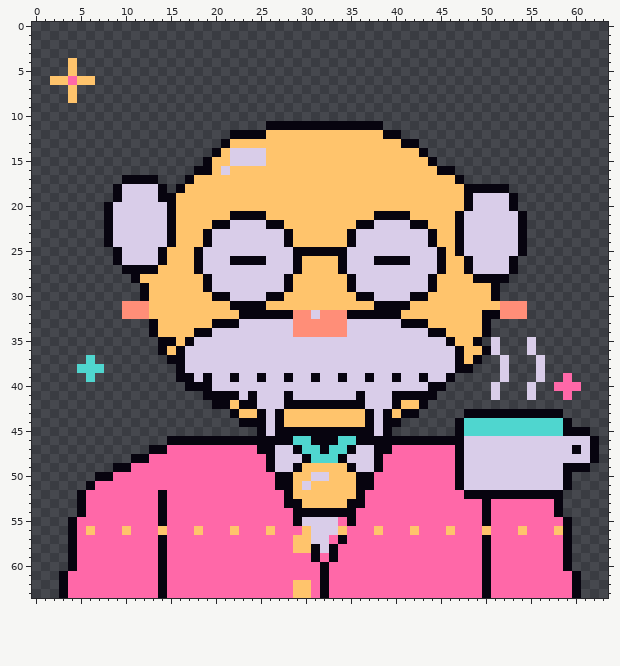
Pixel-art file: art/cast/hypno/retired-lead-bust-v3.aseprite. That is the earlier state.
64x64 pixels, 1 frame.
After:
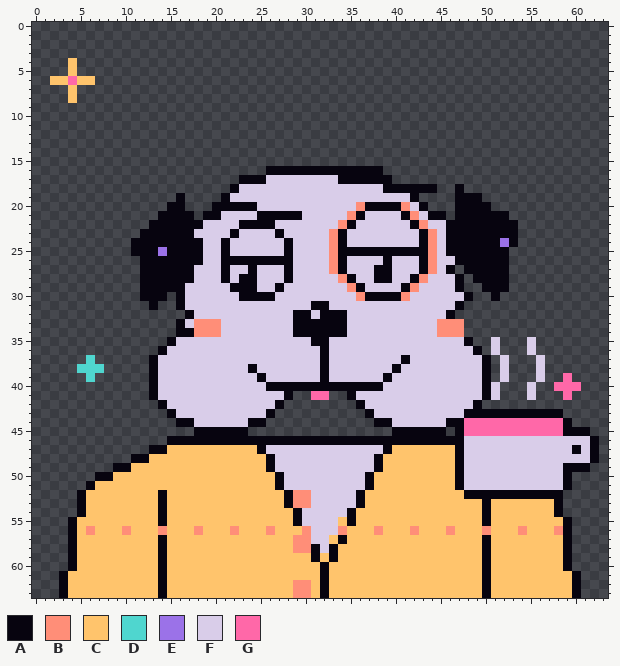
Palette (. is transparent): A #07040f  B #ff8e78  C #ffc46c  D #4fd6cf  E #9b72e8  F #d9cde9  G #ff68a8
From old to new:
layer "prop0" added
layer "acc" removed
Changed rows in their new state; - is an unchanged pixel.
first column x 4:
11 ----------------------.............---------------------
12 ------------------...................-------------------
13 -----------------......................-----------------
14 ----------------........................----------------
15 ---------------..........................---------------
16 --------------........AAAAAAAAAAAAA........-------------
17 ------....---......AAAFFFFFFFFAAAAAA........------------
18 -----......-......AFFFFFFFFFFFFFFFFAAAAAA..A.....-------
19 -----.......A....AFFFFFFFFFFFFFFFFFFFFA....A-A....------
20 ----.......-A...AAAAAFFFFFFFFFFFBAAAABFA...A-AA...------
21 ----......A-AA.AAFFFF-AAAAFFFFFBAFFFF-BFAA.-AAAAA..-----
22 ----.....AA-AAAFFF-AAA-FFFFFFFBAFF-----BFFA-AAAAAA.-----
23 ----....AAA-AAFF--A----AFFFFFBAF-------ABFA-AAAAAA.-----
24 ----...AAAA-AAAF-A-------FFFFBAF-------ABFA-AAAAEA.-----
25 -----..AAAEAAA---A------AFFFFB-AAAAAAAAABFA-AAAAA..-----
26 -----...AA-AAA---A----AAAFFFFB----F-FF-ABFFA-AAAA.------
27 ------..--AAAAF--A--A---AFFFFB----AA---ABFA.-AAAA.------
28 -------.AAAAAAFF-A-AA----FFFFFB---AA--ABFFFA.-----------
29 ---------AAAAFFF--AAA--AFFFFFFFBA----AB-FFFA..A-A-------
30 ---------AA.AFFFFF-AAA-FFFFFFFFFB-AAABFFFFFFA..---------
31 ------...A..AFFFFFFFFFFFFFFAAFFFFFFFFFFFFFFA.......-----
32 ------.......AFFFFFFFFFFFAA-AAAFFFFFFFFFFFA........-----
33 ---------...AFBBBFF------AAAAAA------FFFFBBB...---------
34 ---------...AABBB--------AAAAAA---------FBBB...---------
35 ----------.-FF-------------AA-------------FFA.----------
36 -----------FF---------------A--------------FFA.---------
37 ---------AFFF---------------A--------A-----FFFA---------
38 ---------AFFF-------A-------A-------A------FFFA---------
39 ---------AFFFF-F--F-----F--FA-F--F-AF--F--FFFFA---------
40 ---------AFFFFFF------AAAAAAAAAAAAA-----FFFFFFA---------
41 ---------AFFFFFFFFF-F----..GG..AF---FFFFFFFFFFA---------
42 ----------AFFFFFFFFFF--A........----FFFFFFFFFA----------
43 -----------AFFFFFFFFFFA..........--FFFFFFFFF------------
44 ------------AAFFFFFF--............A-FFFFFFA-GGGGGGGGGGG-
45 --------------AAAAAA-...............AAAAAA--GGGGGGGGGGG-
46 -------------------------AA---AA------------------------
47 -----------CCCCCCCCCC-F--FFFFFFF--F-CCCCCCC-------------
48 ---------CCCCCCCCCCCCC----FFFFF----CCCCCCCC-------------
49 -------CCCCCCCCCCCCCCC---FFFFFFF---CCCCCCCC-------------
50 -----CCCCCCCCCCCCCCCCCC-FFF--FFFF-CCCCCCCCC-------------
51 ---CCCCCCCCCCCCCCCCCCCC-FF-FFFFFF-CCCCCCCCC-------------
52 --CCCCCCCC-CCCCCCCCCCCCC-BBFFFFF-CCCCCCCCCCC------------
53 --CCCCCCCC-CCCCCCCCCCCCC-BBFFFFF-CCCCCCCCCCCCC-CCCCCCC--
54 --CCCCCCCC-CCCCCCCCCCCCCC-FFFFF-CCCCCCCCCCCCCC-CCCCCCC--
55 -CCCCCCCCC-CCCCCCCCCCCCCC-----C-CCCCCCCCCCCCCC-CCCCCCCC-
56 -CBCCCBCCCBCCCBCCCBCCCBCCCB---BCCCBCCCBCCCBCCCBCCCBCCCB-
57 -CCCCCCCCC-CCCCCCCCCCCCCCBB--C-CCCCCCCCCCCCCCC-CCCCCCCC-
58 -CCCCCCCCC-CCCCCCCCCCCCCCBB---CCCCCCCCCCCCCCCC-CCCCCCCC-
59 -CCCCCCCCC-CCCCCCCCCCCCCCCC-C-CCCCCCCCCCCCCCCC-CCCCCCCC-
60 -CCCCCCCCC-CCCCCCCCCCCCCCCCC-CCCCCCCCCCCCCCCCC-CCCCCCCC-
61 CCCCCCCCCC-CCCCCCCCCCCCCCCCC-CCCCCCCCCCCCCCCCC-CCCCCCCCC
62 CCCCCCCCCC-CCCCCCCCCCCCCCBBC-CCCCCCCCCCCCCCCCC-CCCCCCCCC
63 CCCCCCCCCC-CCCCCCCCCCCCCCBBC-CCCCCCCCCCCCCCCCC-CCCCCCCCC
Changed places in both pictures, as pixel boxes (x1, y1, x2, y2):
changed: (68, 121, 572, 598)
